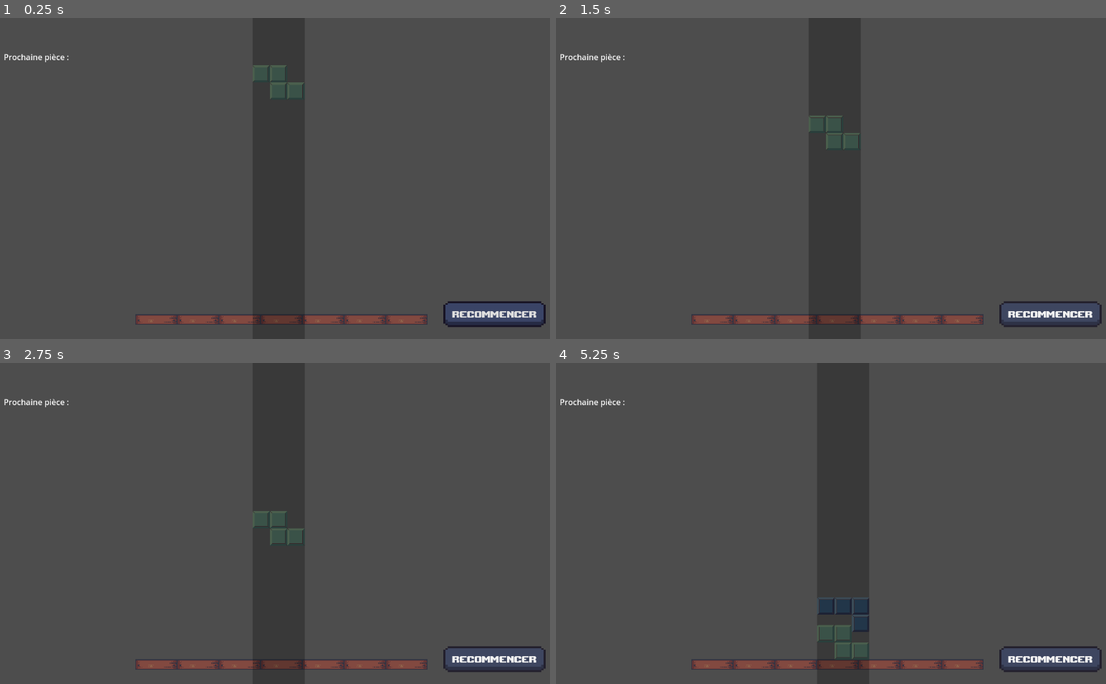
Above: before the commit, frames 1-4 (two rows, left to right).
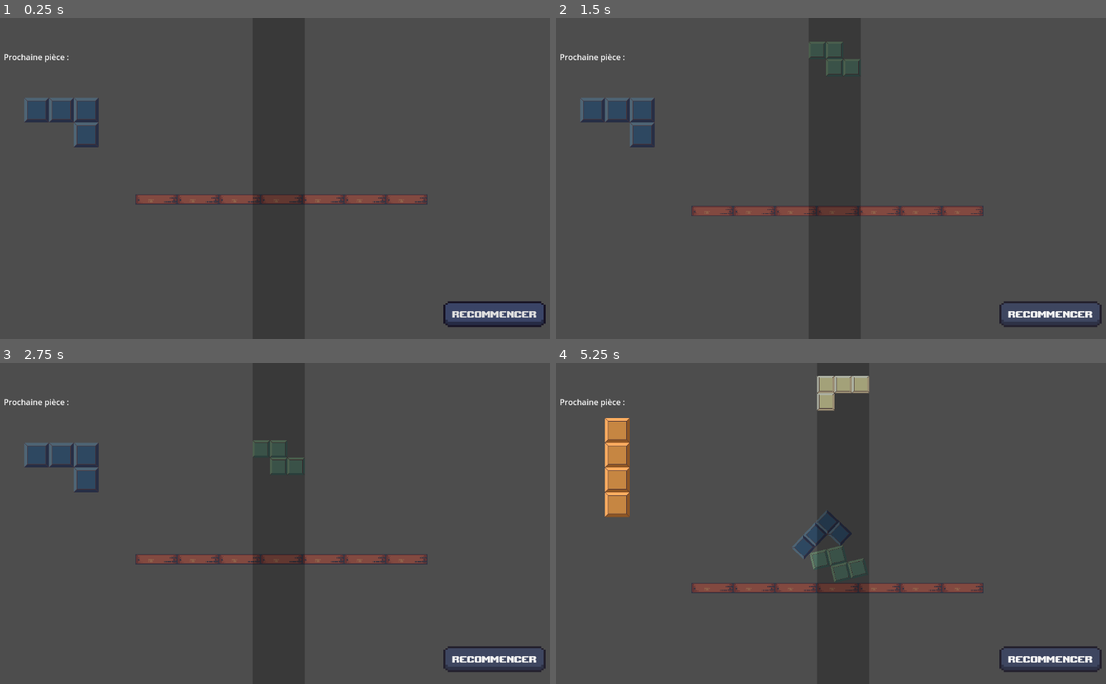
Above: after the commit, the same moments.

Repository: LucasSimoesPolvora/TowerParty_LPA_LLN
Game: Godot game, scene res://scenes/level/mainGame.tscn
Same seed, same stepped clock (60 frames per second), same inputs: the game is played once before the commit and once after it. The project has no main scene, so this scene is started directly.
Inputs:
- Up to frame 1 (0.25 s): no input
- Up to frame 2 (1.5 s): click "Recommencer" at 0.5 s; click "Recommencer" at 1.25 s
- Up to frame 3 (2.75 s): click "Recommencer" at 2 s
- Up to frame 4 (5.25 s): hold Right (right) 2.78-3.53 s; hold Down (down) 3.53-4.28 s; hold Right (right) from 4.28 s (still down)

The runs differ from the first frame. In frame 1, 4.6% of the frame differs, in the area x 4-78%, y 14-96%; in frame 2, 5.1%; in frame 3, 5.0%; in frame 4, 6.5%, in the area x 8-78%, y 4-96%.
Error before the commit: Attempt to call function 'get_children' in base 'null instance' on a null instance. (res://scenes/level/main_game.gd:74)
Error after the commit: Invalid call. Nonexistent function 'syncButtonsBottomRight' in base 'Node (global.gd)'. (res://scenes/level/main_game.gd:27)

Commit message:
feat(main_game.gd) getMax and refactor
adding a new function in order to get the max position of each piece that has already fallen

refactor checkpoit mechanic

Diff:
--- a/a_party_game_with_tower/scenes/level/main_game.gd
+++ b/a_party_game_with_tower/scenes/level/main_game.gd
@@ -4,44 +4,44 @@
 
 var smoothing_speed := 1.0
 
+const DIFFDROPPER = 500
+const DIFFCAMERA = 0
+
 const SPAWNCHECKPOINT0 = 0
 const SPAWNCHECKPOINT1 = -450
 const SPAWNCHECKPOINT2 = -1000
 var piece_spawn_position_y = SPAWNCHECKPOINT0
 
-var camera
-var checkpoint1_timers = []
-var checkpoint2_timers = []
-var checkpoint3_timers = []
 var nextPieceNumber = generateRandomNumber()
+var buttons = []
 
+@onready var camera = $Camera2D
 @onready var beam = $Beam
 @onready var isFalling = $pieces/isFalling
+@onready var hasFallen = $pieces/hasFallen
 
 func _ready():
-	InitializeCamera()
 	InitializeSound()
+	var button_restart = $CanvasLayer/resetButton
+	buttons.append(button_restart)
+	Global.syncButtonsBottomRight(buttons)
 
 func InitializeSound():
 	add_child(sounds)
 
-func InitializeCamera():
-	camera = $Camera2D
-	camera.position.y = Global.cameraPositionY
-
 func _process(delta: float) -> void:
 	inst()
 	handle_user_input_screen_size()
-	changeCamera(delta)
+	updateCamera(delta)
 	beam.updateBeam(isFalling,beam)
 
 func handle_user_input_screen_size():
 	if Input.is_action_just_pressed("fullscreen"):
 		Global.change_screen_mode()
+		Global.syncButtonsBottomRight(buttons)
 
-func changeCamera(delta: float):
-	var target_y = float(Global.cameraPositionY)
-	camera.position.y = lerp(camera.position.y, target_y, smoothing_speed * delta)
+func updateCamera(delta):
+	camera.position.y = lerp(camera.position.y, getMax(hasFallen), smoothing_speed * delta)
 
 func generateRandomNumber():
 	return randi() % Global.pieces.size()  # Sélectionne une pièce aléatoirement
@@ -62,14 +62,15 @@
 		var next_piece_data = Global.pieces[nextPieceNumber]
 		display_next_piece(next_piece_data)
 
-		piece_instance.position = Vector2(540, piece_spawn_position_y)
+		var max_height = getMax(hasFallen)
+		piece_instance.position = Vector2(540, max_height-DIFFDROPPER)
 		piece_instance.set_meta("isFalling", true)
 
 		is_falling_node.add_child(piece_instance)
 		Global.spawnBloc = false
 
 func display_next_piece(next_piece_data):
-	var next_piece_preview_node = $nextPiecePreview
+	var next_piece_preview_node = $CanvasLayer/nextPiecePreview
 	#clean old piece
 	for child in next_piece_preview_node.get_children():
 		next_piece_preview_node.remove_child(child)
@@ -82,102 +83,22 @@
 
 	next_piece_preview_node.add_child(next_piece_instance)
 
-func appendTimer(timer, checkpointNumber):
-	match checkpointNumber:
-		1:
-			checkpoint1_timers.append(timer)
-		2:
-			checkpoint2_timers.append(timer)
-		3:
-			checkpoint3_timers.append(timer)
-
-func _on_checkpoint_timer_timeout(piece_spawn_position_y):
-	print("piece_spawn_position_y")
-	print(piece_spawn_position_y)
-	print("cameraPositionY")
-	print(Global.cameraPositionY)
-	Global.cameraPositionY = piece_spawn_position_y-150
-	print("cameraPositionY after")
-	print(Global.cameraPositionY)
-	piece_spawn_position_y = piece_spawn_position_y-475
-	print("piece_spawn_position_y")
-	print(piece_spawn_position_y)
-
-func getPieceSpawnPosition(checkpointNumber: int):
-	match checkpointNumber:
-		1:
-			return SPAWNCHECKPOINT0
-		2:
-			return SPAWNCHECKPOINT1
-		3:
-			return SPAWNCHECKPOINT2
-
-func getCheckpointNumber(area: Area2D) -> int:
-	var area_position = area.get_parent().position.y
-	if area_position > SPAWNCHECKPOINT0:
-		return 1
-	elif area_position > SPAWNCHECKPOINT1:
-		return 2
-	else:
-		return 3
-
 func _on_checkpoint_area_entered(area: Area2D) -> void:
 	if not area.name == "piece":
 		return
 
-	var checkpointNumber = getCheckpointNumber(area)
-	var potential_piece_spawn_position_y = getPieceSpawnPosition(checkpointNumber)
-	if potential_piece_spawn_position_y<piece_spawn_position_y:
-		piece_spawn_position_y = potential_piece_spawn_position_y
 
-	var timer = Timer.new()
-	timer.wait_time = 3
-	timer.one_shot = true
-	timer.set_meta("name", area.get_parent().get_parent().name)
-	timer.timeout.connect(Callable(self, "_on_checkpoint_timer_timeout").bind(timer, piece_spawn_position_y))
-	appendTimer(timer, checkpointNumber)
-	add_child(timer)
-	timer.start()
-
-func _on_checkpoint_area_exited(area: Area2D):
-	if not area.name == "piece":
-		return
-
-	var checkpointNumber = getCheckpointNumber(area)
-	removeTimer(checkpointNumber, area)
-
-func removeTimer(checkpointNumber, area):
-	match checkpointNumber:
-		1:
-			for timer in checkpoint1_timers:
-				if timer.get_meta("name") == area.get_parent().get_parent().name:
-					timer.stop()
-					checkpoint1_timers.erase(timer)
-
-					if not checkpoint1_timers.size()>0 && not area.get_parent().get_meta("isFalling"):
-						Global.cameraPositionY = get_parent().position.y+60
-						timer.queue_free()
-		2:
-			for timer in checkpoint2_timers:
-				if timer.get_meta("name") == area.get_parent().get_parent().name:
-					timer.stop()
-					checkpoint2_timers.erase(timer)
-
-					if not checkpoint2_timers.size()>0 && not area.get_parent().get_meta("isFalling"):
-						Global.cameraPositionY = get_parent().position.y+60
-						timer.queue_free()
-		3:
-			for timer in checkpoint3_timers:
-				if timer.get_meta("name") == area.get_parent().get_parent().name:
-					timer.stop()
-					checkpoint3_timers.erase(timer)
-
-					if not checkpoint3_timers.size()>0 && not area.get_parent().get_meta("isFalling"):
-						Global.cameraPositionY = get_parent().position.y+60
-						timer.queue_free()
-
+func getMax(hasFallen: Node2D) -> float:
+	var max = 600
+	for piece in hasFallen.get_children():
+		var corner_list = piece.get_node("border")
+		for corner in corner_list.get_children():
+			var rotated_position = piece.to_global(corner.position)
+			if (rotated_position.y < max):
+				max = rotated_position.y
+	print(max)
+	return max
 
 func _on_reset_button_pressed() -> void:
-	var hasFallen = $pieces/hasFallen
 	for child in hasFallen.get_children():
 		child.queue_free()
